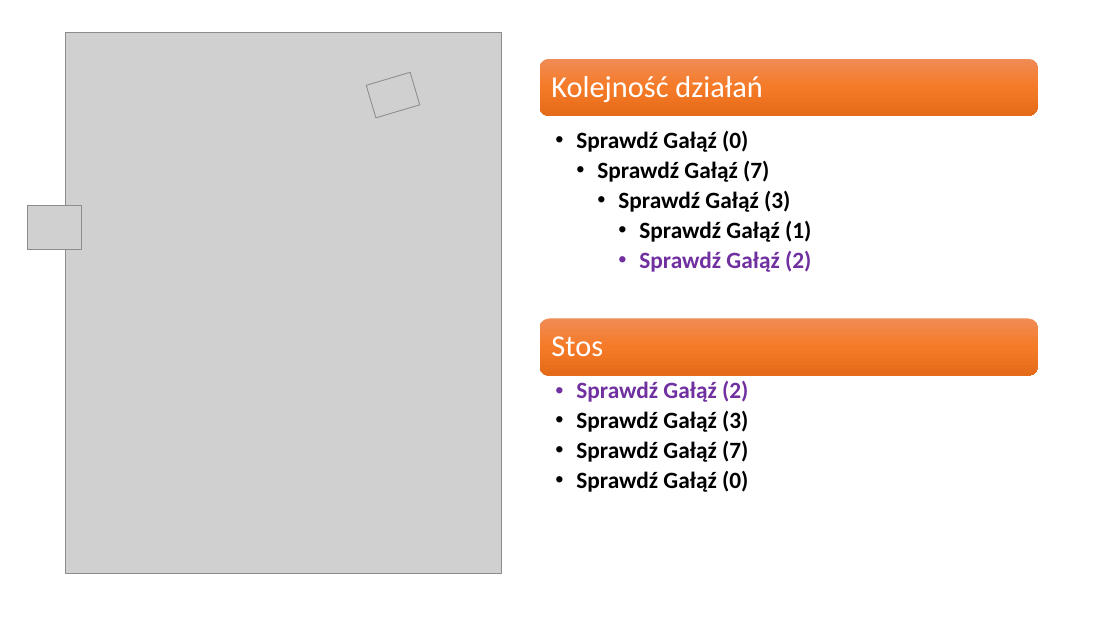
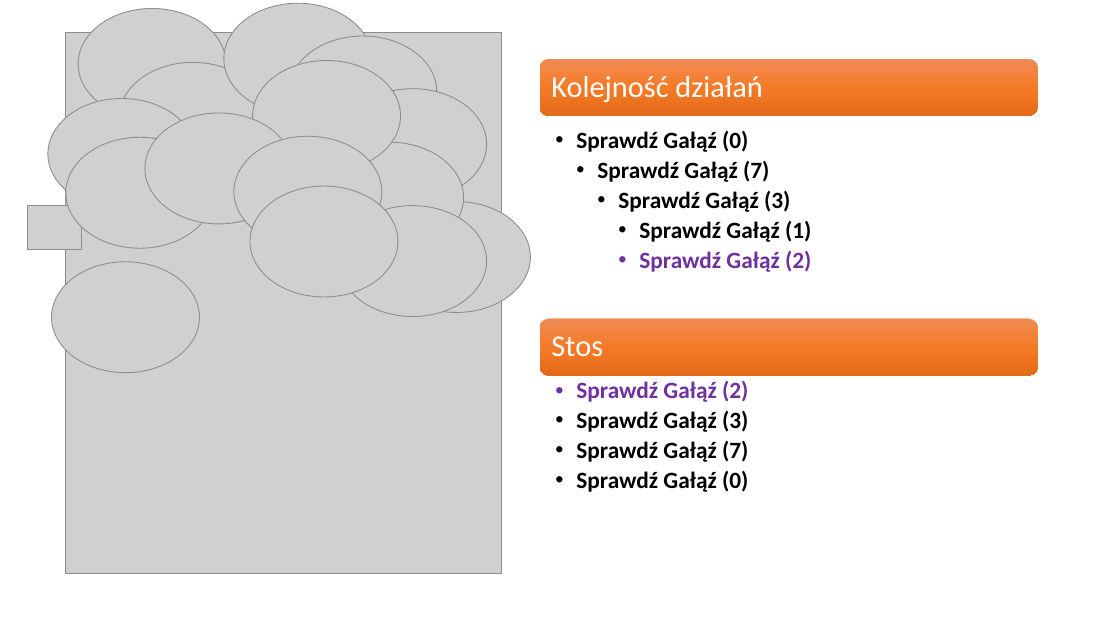
Before and after one commit to blackbat13/CS-HTiEW, a slide deck: slide 11 of Wprowadzenie do rekurencji/I. Wprowadzenie do rekurencji/Zadanie z małpą.pptx. Drawn at 1120x630 pixels with LibreOffice and Linux fonts; fonts in the diff are those of the drawing; grey boxes stand for pictures. Boxes give left, top, right and bottom in pixels: in the first picture for what was removed or moved away, otherwise in the second. Text is boxed around its words. In the diff, an @@ line names an element or a change of style, - is before the commit and + after.

```diff
--- a/Wprowadzenie do rekurencji/I. Wprowadzenie do rekurencji/Zadanie z małpą.pptx
+++ b/Wprowadzenie do rekurencji/I. Wprowadzenie do rekurencji/Zadanie z małpą.pptx
@@ picture removed at <box>367,72,421,118</box> @@
@@ group added at <box>48,3,530,317</box>: 14 pictures @@
@@ picture added at <box>51,262,199,373</box> @@
```
Also in this commit, not shown: 8 other slides changed, 15 other files.
